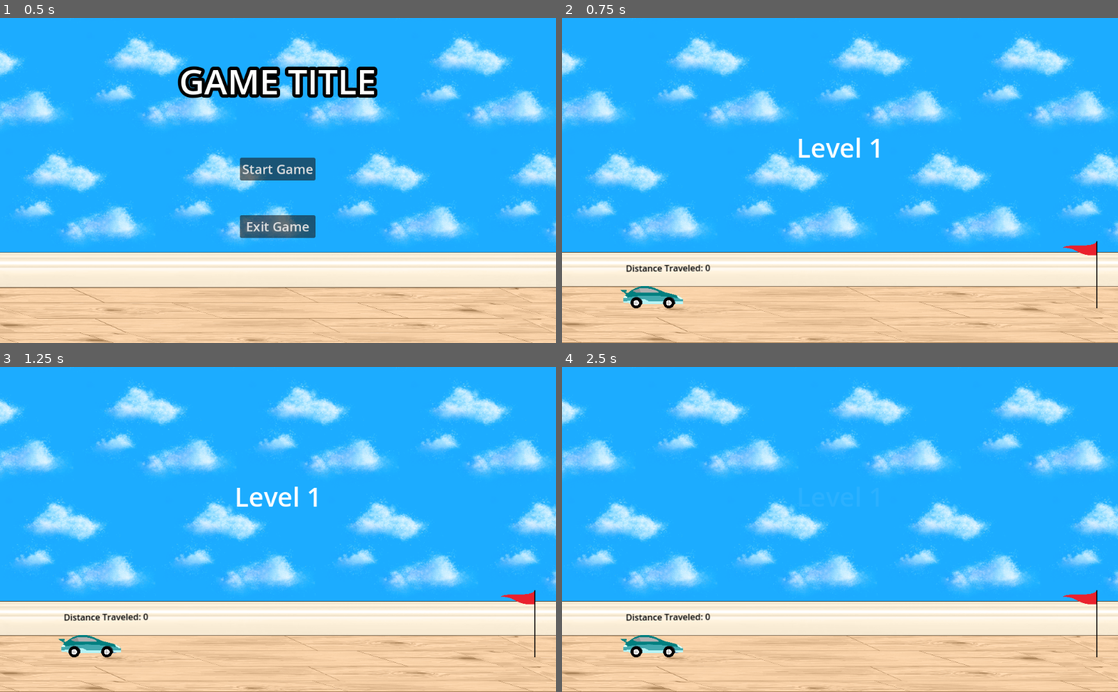
Above: before the commit, frames 1-4 (two rows, left to right).
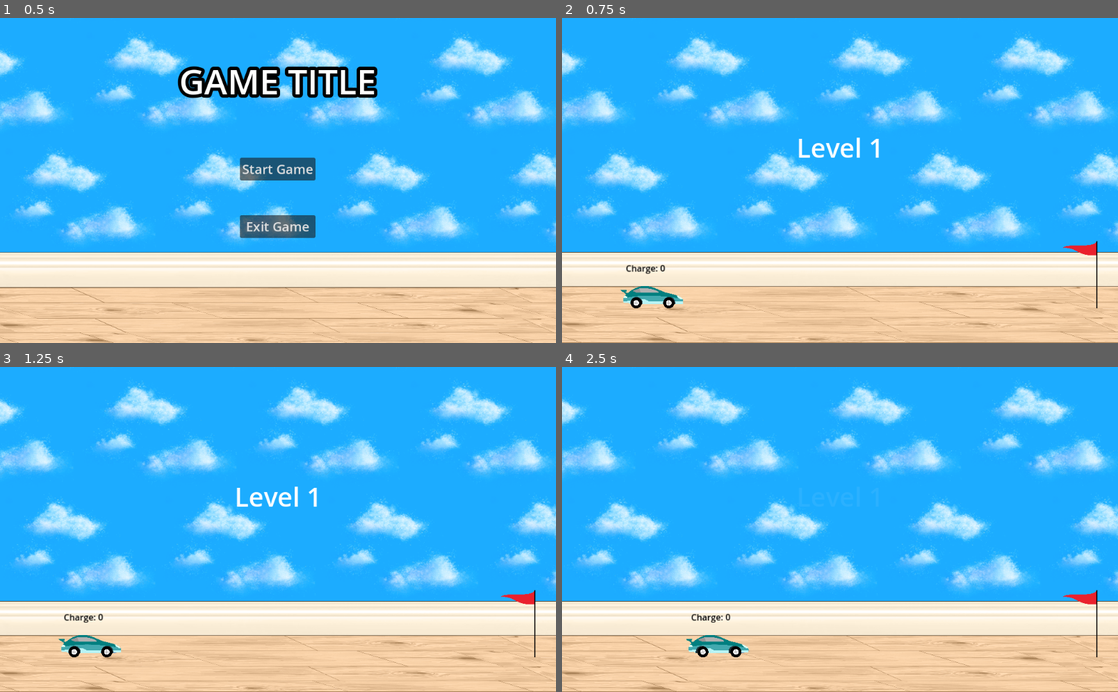
Above: after the commit, the same moments.

Repository: marquezp/car-game
Game: Godot game, scene res://UI/main_menu.tscn
Two runs of this game, one before a commit and one after it. Both use one fixed random seed, a clock stepped at 60 frames per second and the inputs below.
Inputs (mouse positions are in pixels of both pictures, inside the frame that each line leads up to):
- Up to frame 1 (0.5 s): no input
- Up to frame 2 (0.75 s): click "Start Game" at 0.5 s
- Up to frame 3 (1.25 s): no input
- Up to frame 4 (2.5 s): tap Enter at 1.25 s; drag from (650, 643) to (1095, 636) at 1.27 s; drag from (728, 545) to (650, 643) at 2.02 s

Frame 1 is identical in both runs. In frame 2, 0.2% of the frame differs, in the area x 11-27%, y 75-79%; in frame 3, 0.2%; in frame 4, 1.3%, in the area x 10-34%, y 75-90%.

Commit message:
Changed the dragback to windup click and hold for my own sanity. Mouse cursor changes to show clickability/holding

Diff:
--- a/Car/car.gd
+++ b/Car/car.gd
@@ -1,15 +1,14 @@
 extends RigidBody2D
 @onready var car: RigidBody2D = $"."
 @onready var click_box: Area2D = $ClickBox
-@onready var distance_label: Label = $DistanceLabel
-@export var max_distance = 100 #TODO mess around with this variable when playtesting
+@onready var charge_up: Label = $ChargeUp
+@export var max_charge = 100 # TODO mess around with this variable when playtesting
 
 var selected = false
 var damping_factor = 0
 var is_slowing_down: bool = false
 var wheels = []
-var previous_position: Vector2
-var distance_traveled: float = 0.0
+var current_charge: float = 0.0
 
 func start_slowing_down(rate):
 	damping_factor = rate
@@ -21,7 +20,24 @@
 func _ready():
 	# add the wheels to an array
 	wheels = get_tree().get_nodes_in_group("wheel")
-	previous_position = click_box.global_position
+	# connections
+	click_box.input_event.connect(_on_click_box_input_event)
+	click_box.mouse_entered.connect(_on_click_box_mouse_entered)
+	click_box.mouse_exited.connect(_on_click_box_mouse_exited)
+
+
+# Cursor hovering on car
+func _on_click_box_mouse_entered() -> void:
+	print("entered")
+	if not selected:
+		Input.set_default_cursor_shape(Input.CURSOR_POINTING_HAND)
+
+# Cursor no longer hovering on car
+func _on_click_box_mouse_exited() -> void:
+	# Only change cursor if we haven't clicked yet
+	print("exited")
+	if not selected:
+		Input.set_default_cursor_shape(Input.CURSOR_ARROW)
 
 # car body area has been clicked, logic handled in physics_process
 func _on_click_box_input_event(viewport: Node, event: InputEvent, shape_idx: int) -> void:
@@ -29,10 +45,12 @@
 		selected = true
 
 # Apply the charge generated by the drag-back as torque on the wheels
-func move_car(distance):
+func move_car(charge):
 	for wheel in wheels:
-		wheel.apply_torque(distance * 20000)
-	distance_traveled = 0
+		wheel.apply_torque_impulse(charge * 200)
+
+	current_charge = 0
+	Input.set_default_cursor_shape(Input.CURSOR_ARROW)
 
 # This function handles global inputs
 func _input(event):
@@ -40,28 +58,21 @@
 	if selected and event is InputEventMouseButton:
 		if (event.button_index == MOUSE_BUTTON_LEFT and not event.pressed):
 			selected = false # stops the car from following the cursor
-			move_car(distance_traveled)
+			if current_charge < max_charge:
+				move_car(current_charge)
 
 func _physics_process(delta: float) -> void:
-	# Handle mouse click and drag to CHARGE UP THE CAR
-	# make sure it only drags backwards
-	if selected and (get_global_mouse_position().x < click_box.global_position.x):
-		var mouse_target = get_global_mouse_position()
+	# Handle mouse click to CHARGE UP THE CAR
+	if selected:
+		current_charge = min(current_charge + (50 * delta), max_charge)
 
-		# increment the distance traveled in the frame
-		distance_traveled += abs(click_box.global_position.x - previous_position.x)
-		previous_position = click_box.global_position
-
-		# move the car and wheel model backwards
-		car.global_position.x = move_toward(car.global_position.x, mouse_target.x, delta * 25 )
 		for wheel in wheels:
-			wheel.global_position.x = move_toward(wheel.global_position.x, mouse_target.x , delta * 25)
-
+			wheel.get_node("AnimationPlayer").play("charge_up")
 
 	# Charge goes over limit
-	if distance_traveled >= max_distance:
+	if current_charge >= max_charge:
 		selected = false
-		move_car(distance_traveled)
+		move_car(current_charge)
 
 	# Check for carpet
 	if is_slowing_down:
@@ -69,4 +80,4 @@
 			wheel.angular_velocity *= 0.9
 
 	# Display debug info
-	distance_label.text = "Distance Traveled: " + str(int(distance_traveled))
+	charge_up.text = "Charge: " + str(int(current_charge))
--- a/Car/car.tscn
+++ b/Car/car.tscn
@@ -1,13 +1,10 @@
-[gd_scene load_steps=6 format=3 uid="uid://cv70fssniyws5"]
+[gd_scene load_steps=5 format=3 uid="uid://cv70fssniyws5"]
 
 [ext_resource type="Script" path="res://Car/car.gd" id="1_k1ttg"]
 [ext_resource type="Texture2D" uid="uid://b2f68efbdbgqc" path="res://Assets/car_beta.png" id="2_gpuoq"]
 [ext_resource type="PackedScene" uid="uid://cu13e2iqguwya" path="res://Wheel/wheel.tscn" id="3_hla4v"]
 
 [sub_resource type="PhysicsMaterial" id="PhysicsMaterial_2b31p"]
-
-[sub_resource type="RectangleShape2D" id="RectangleShape2D_cct7o"]
-size = Vector2(36, 23)
 
 [node name="Car" type="RigidBody2D"]
 physics_material_override = SubResource("PhysicsMaterial_2b31p")
@@ -38,7 +35,7 @@
 
 [node name="Wheel" parent="WheelHolder2" instance=ExtResource("3_hla4v")]
 
-[node name="DistanceLabel" type="Label" parent="."]
+[node name="ChargeUp" type="Label" parent="."]
 offset_left = -34.0
 offset_top = -60.0
 offset_right = 18.0
@@ -47,9 +44,7 @@
 text = "Speed:"
 
 [node name="ClickBox" type="Area2D" parent="."]
-position = Vector2(13, 0)
 
-[node name="CollisionShape2D" type="CollisionShape2D" parent="ClickBox"]
-shape = SubResource("RectangleShape2D_cct7o")
-
-[connection signal="input_event" from="ClickBox" to="." method="_on_click_box_input_event"]
+[node name="CollisionPolygon2D" type="CollisionPolygon2D" parent="ClickBox"]
+position = Vector2(5, 1)
+polygon = PackedVector2Array(-31, 17, -34, 14, -43, 14, -43, 4, -19, -13, 9, -13, 31, -5, 63, 6, 66, 9, 66, 16, 52, 16, 49, 7, 41, 4, 34, 6, 29, 12, 10, 12, 2, 12, -9, 12, -14, 6, -20, 4, -27, 6, -31, 12)
--- a/UI/level_ui.tscn
+++ b/UI/level_ui.tscn
@@ -5,6 +5,33 @@
 [sub_resource type="SystemFont" id="SystemFont_0kp2b"]
 font_names = PackedStringArray("Impact")
 subpixel_positioning = 0
+
+[sub_resource type="Animation" id="Animation_x6n4u"]
+length = 0.001
+tracks/0/type = "value"
+tracks/0/imported = false
+tracks/0/enabled = true
+tracks/0/path = NodePath(".:modulate")
+tracks/0/interp = 1
+tracks/0/loop_wrap = true
+tracks/0/keys = {
+"times": PackedFloat32Array(0),
+"transitions": PackedFloat32Array(1),
+"update": 0,
+"values": [Color(1, 1, 1, 1)]
+}
+tracks/1/type = "value"
+tracks/1/imported = false
+tracks/1/enabled = true
+tracks/1/path = NodePath(".:visible")
+tracks/1/interp = 1
+tracks/1/loop_wrap = true
+tracks/1/keys = {
+"times": PackedFloat32Array(0),
+"transitions": PackedFloat32Array(1),
+"update": 1,
+"values": [true]
+}
 
 [sub_resource type="Animation" id="Animation_oqbpb"]
 resource_name = "fade_out"
@@ -34,33 +61,6 @@
 "values": [false]
 }
 
-[sub_resource type="Animation" id="Animation_x6n4u"]
-length = 0.001
-tracks/0/type = "value"
-tracks/0/imported = false
-tracks/0/enabled = true
-tracks/0/path = NodePath(".:modulate")
-tracks/0/interp = 1
-tracks/0/loop_wrap = true
-tracks/0/keys = {
-"times": PackedFloat32Array(0),
-"transitions": PackedFloat32Array(1),
-"update": 0,
-"values": [Color(1, 1, 1, 1)]
-}
-tracks/1/type = "value"
-tracks/1/imported = false
-tracks/1/enabled = true
-tracks/1/path = NodePath(".:visible")
-tracks/1/interp = 1
-tracks/1/loop_wrap = true
-tracks/1/keys = {
-"times": PackedFloat32Array(0),
-"transitions": PackedFloat32Array(1),
-"update": 1,
-"values": [true]
-}
-
 [sub_resource type="AnimationLibrary" id="AnimationLibrary_notv7"]
 _data = {
 "RESET": SubResource("Animation_x6n4u"),
@@ -81,6 +81,7 @@
 layout_mode = 2
 offset_right = 1024.0
 offset_bottom = 600.0
+mouse_filter = 2
 theme_override_constants/separation = 120
 alignment = 1
 
@@ -93,6 +94,7 @@
 
 [node name="Seperator" type="Control" parent="VBoxContainer"]
 layout_mode = 2
+mouse_filter = 2
 
 [node name="Timer" type="Timer" parent="."]
 autostart = true
